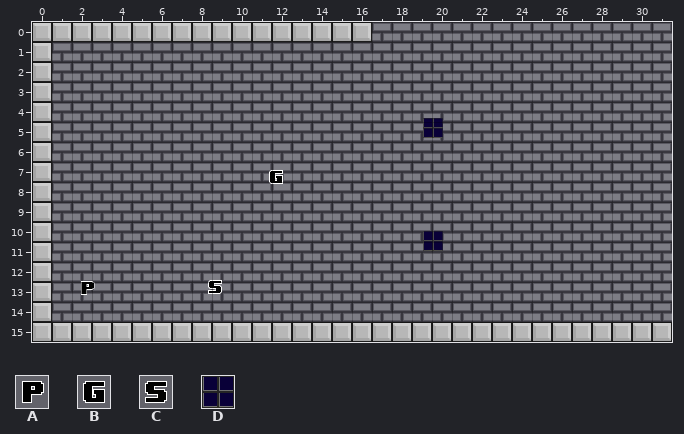
Tiled map -- assets/maps/level8.tmx. Above is the file before it was changed.
Cells are 32x32 px. Shown: x 0..31, y 0..15.
Key: from "KS Tiles": A 0, B 1, C 2, D 40.
Objects are placed by their top-left corner, in cells (3,4 is the top-left corner of cell 3,4); size is 1x1 cell unless given.
Layers that did not change in this view are not listed.
Objects on layer "spawns" before:
D "bat" at 19.5,4.8
B "end" at 11.7,7.2
D "bat" at 19.5,10.5
C "skeleton" at 8.7,12.8
A "player" at 2.2,12.8
And afterwards:
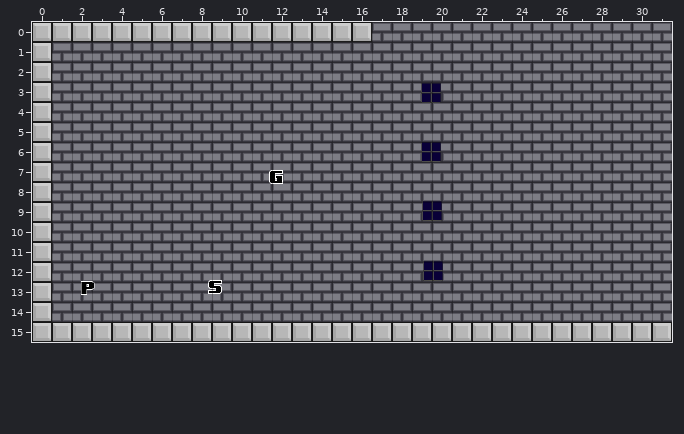
The author wrote: this is bat country
Changes in this commit:
Layer "spawns":
changed: D "bat" at 19.5,4.8 -> D "bat" at 19.5,3
changed: D "bat" at 19.5,10.5 -> D "bat" at 19.5,6
added: D "bat" at 19.5,9
added: D "bat" at 19.5,11.9
Changed places in both pictures, as pixel boxes (x1, y1, x2, y2):
new place: (421, 83, 441, 103)
old place: (423, 118, 443, 138)
new place: (421, 142, 441, 162)
added: (422, 201, 442, 221)
old place: (423, 231, 443, 251)
added: (423, 261, 443, 281)
